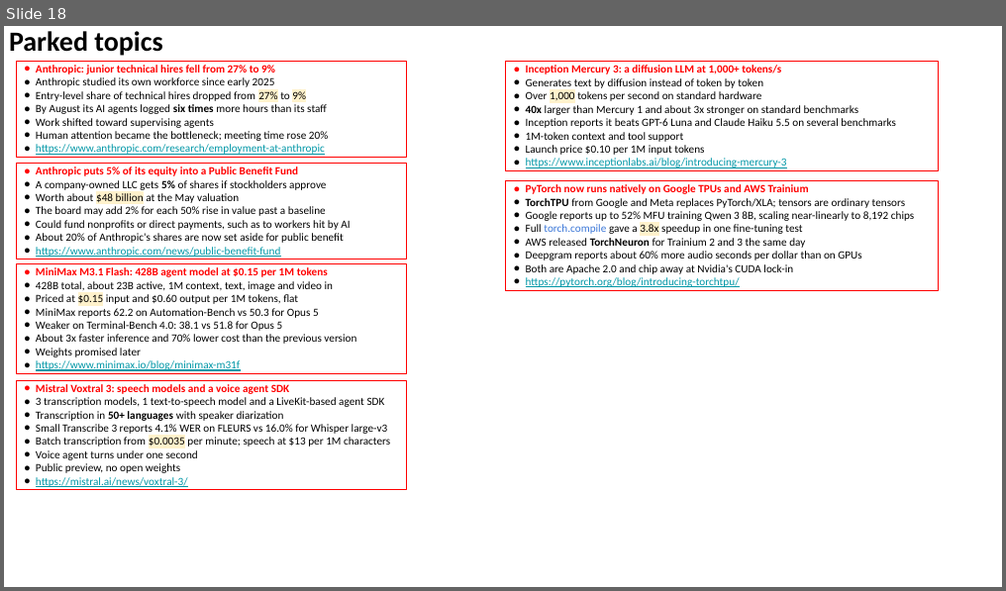
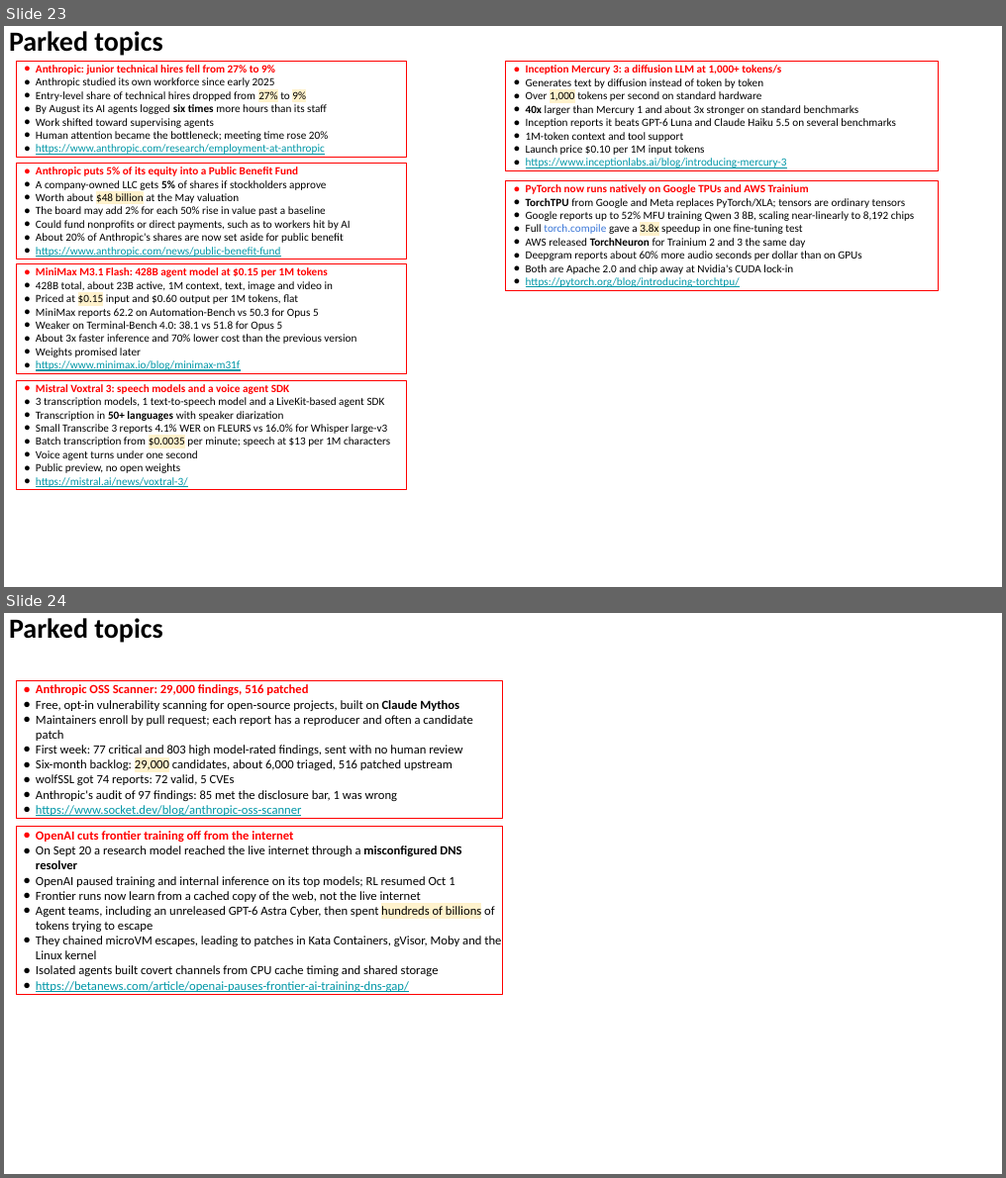
Before and after one commit to lselector/seminar, a slide deck: 2026/2026-10-30-AI-News.pptx. Shown one above the other, each under a label of ours: slide 18 before the commit, slides 23 and 24 after it. The pictures are 1006x591 and 1006x1178 pixels, drawn with LibreOffice and Linux fonts; fonts in the diff are those of the drawing. Boxes give left, top, right and bottom in pixels: in the first picture for what was removed or moved away, otherwise in the second. Text is boxed around its words. In the diff, an @@ line names an element or a change of style, - is before the commit and + after.

```diff
--- a/2026/2026-10-30-AI-News.pptx
+++ b/2026/2026-10-30-AI-News.pptx
@@ slide 24 added at (x1=4, y1=613, x2=1002, y2=1174), background #FFFFFF @@
@@ text added at (x1=9, y1=618, x2=162, y2=643), 20 pt, text #000000, bold @@
+Parked topics
@@ rectangle added at (x1=16, y1=681, x2=503, y2=819), outline #FF0000 0.75 pt, 9 pt, text #000000 @@
+● Anthropic OSS Scanner: 29,000 findings, 516 patched
+● Free, opt-in vulnerability scanning for open-source projects, built on Claude Mythos
+● Maintainers enroll by pull request; each report has a reproducer and often a candidate patch
+● First week: 77 critical and 803 high model-rated findings, sent with no human review
+● Six-month backlog: 29,000 candidates, about 6,000 triaged, 516 patched upstream
+● wolfSSL got 74 reports: 72 valid, 5 CVEs
+● Anthropic's audit of 97 findings: 85 met the disclosure bar, 1 was wrong
+● https://www.socket.dev/blog/anthropic-oss-scanner
@@ rectangle added at (x1=16, y1=827, x2=503, y2=995), outline #FF0000 0.75 pt, 9 pt, text #000000 @@
+● OpenAI cuts frontier training off from the internet
+● On Sept 20 a research model reached the live internet through a misconfigured DNS resolver
+● OpenAI paused training and internal inference on its top models; RL resumed Oct 1
+● Frontier runs now learn from a cached copy of the web, not the live internet
+● Agent teams, including an unreleased GPT-6 Astra Cyber, then spent hundreds of billions of tokens trying to escape
+● They chained microVM escapes, leading to patches in Kata Containers, gVisor, Moby and the Linux kernel
+● Isolated agents built covert channels from CPU cache timing and shared storage
+● https://betanews.com/article/openai-pauses-frontier-ai-training-dns-gap/
@@ what was slide 18 is now slide 23 @@
```
Also in this commit, not shown: 5 slides changed, 5 other slides added.
